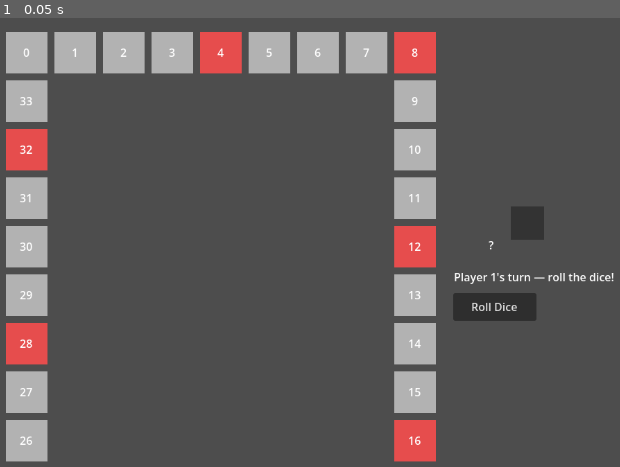
Above: before the commit, frame 1.
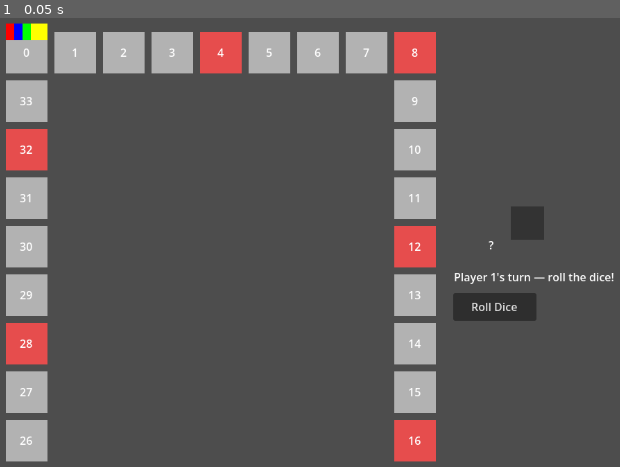
Above: after the commit, the same moment.

Repository: Zephyrdoestech/Pinoy-Party
Game: Godot game, scene res://scenes/Game.tscn
Same seed, same stepped clock (60 frames per second), same inputs: the game is played once before the commit and once after it.
Inputs:
- Up to frame 1 (0.05 s): no input

The runs differ from the first frame. In frame 1, 0.3% of the frame differs, in the area x 0-8%, y 1-5%.
Error before the commit: Invalid access to property or key 'movement_finished' on a base object of type 'Node2D (player_token.gd)'. (res://scenes/Game.gd:26)

Commit message:
Decouple PlayerToken from self-driven movement

Diff:
--- a/pinoy-party/scenes/player/PlayerToken.tscn
+++ b/pinoy-party/scenes/player/PlayerToken.tscn
@@ -1,6 +1,16 @@
 [gd_scene format=3 uid="uid://b3u5o816wh5t3"]
 
-[ext_resource type="Script" uid="uid://bprumbxxeap47" path="res://scenes/player/player_token.gd" id="1_rf7oy"]
+[ext_resource type="Script" uid="uid://ysppl0n0baq1" path="res://scenes/player/player_token.gd" id="1_rf7oy"]
 
 [node name="PlayerToken" type="Node2D" unique_id=1295295330]
 script = ExtResource("1_rf7oy")
+
+[node name="ColorRect" type="ColorRect" parent="." unique_id=1682481046]
+offset_left = -12.0
+offset_top = -12.0
+offset_right = 12.0
+offset_bottom = 12.0
+
+[node name="Label" type="Label" parent="." unique_id=1706046835]
+offset_right = 40.0
+offset_bottom = 23.0
--- a/pinoy-party/scenes/player/player_token.gd
+++ b/pinoy-party/scenes/player/player_token.gd
@@ -3,37 +3,35 @@
 const Utils = preload("res://scripts/utils.gd")
 
 var player_index: int = 0
-var board_ref: Node2D  # assign the Board node from the scene that owns this token
+var board_ref: Node2D
+
+signal movement_finished(player_index: int)
+
+@onready var color_rect: ColorRect = $ColorRect
 
 func setup(index: int, board: Node2D) -> void:
 	player_index = index
 	board_ref = board
+	color_rect.color = GameManager.players[player_index]["color"]
 	global_position = board_ref.get_tile_position(0) + Utils.token_offset(player_index)
-	EventBus.dice_rolled.connect(_on_dice_rolled)
 
-func _on_dice_rolled(rolled_player_index: int, result: int) -> void:
-	if rolled_player_index == player_index:
-		move_steps(result)
-
-func move_steps(steps: int) -> void:
+func move_to(target_tile_index: int) -> void:
 	if board_ref == null:
 		return
-	_step_one(steps)
+	var current_idx: int = GameManager.players[player_index]["tile_index"]
+	_step_toward(current_idx, target_tile_index)
 
-func _step_one(remaining: int) -> void:
-	if remaining <= 0:
-		var tile_idx: int = GameManager.players[player_index]["tile_index"]
-		GameManager.on_move_complete()
-		EventBus.emit_signal("tile_landed", player_index, board_ref.get_tile_type(tile_idx))
+func _step_toward(current_idx: int, target_idx: int) -> void:
+	if current_idx >= target_idx:
+		movement_finished.emit(player_index)
 		return
 
-	var current_idx: int = GameManager.players[player_index]["tile_index"]
-	var next_idx: int = min(current_idx + 1, Constants.TOTAL_TILES - 1)
-	var target: Vector2 = board_ref.get_tile_position(next_idx) + Utils.token_offset(player_index)
+	var next_idx: int = min(current_idx + 1, target_idx)
+	var target_pos: Vector2 = board_ref.get_tile_position(next_idx) + Utils.token_offset(player_index)
 
 	var tween := create_tween()
-	tween.tween_property(self, "global_position", target, Constants.MOVE_STEP_DURATION)
+	tween.tween_property(self, "global_position", target_pos, Constants.MOVE_STEP_DURATION)
 	tween.finished.connect(func():
 		GameManager.players[player_index]["tile_index"] = next_idx
-		_step_one(remaining - 1)
+		_step_toward(next_idx, target_idx)
 	)
